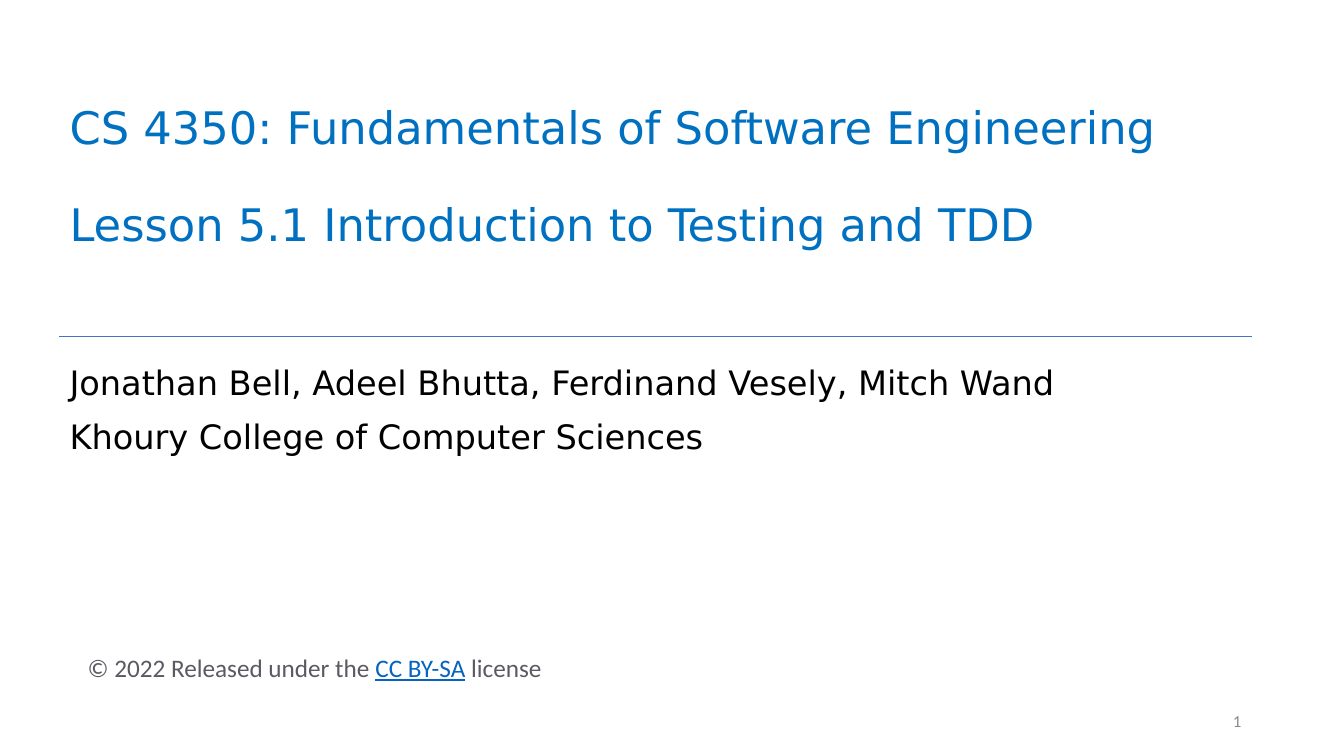
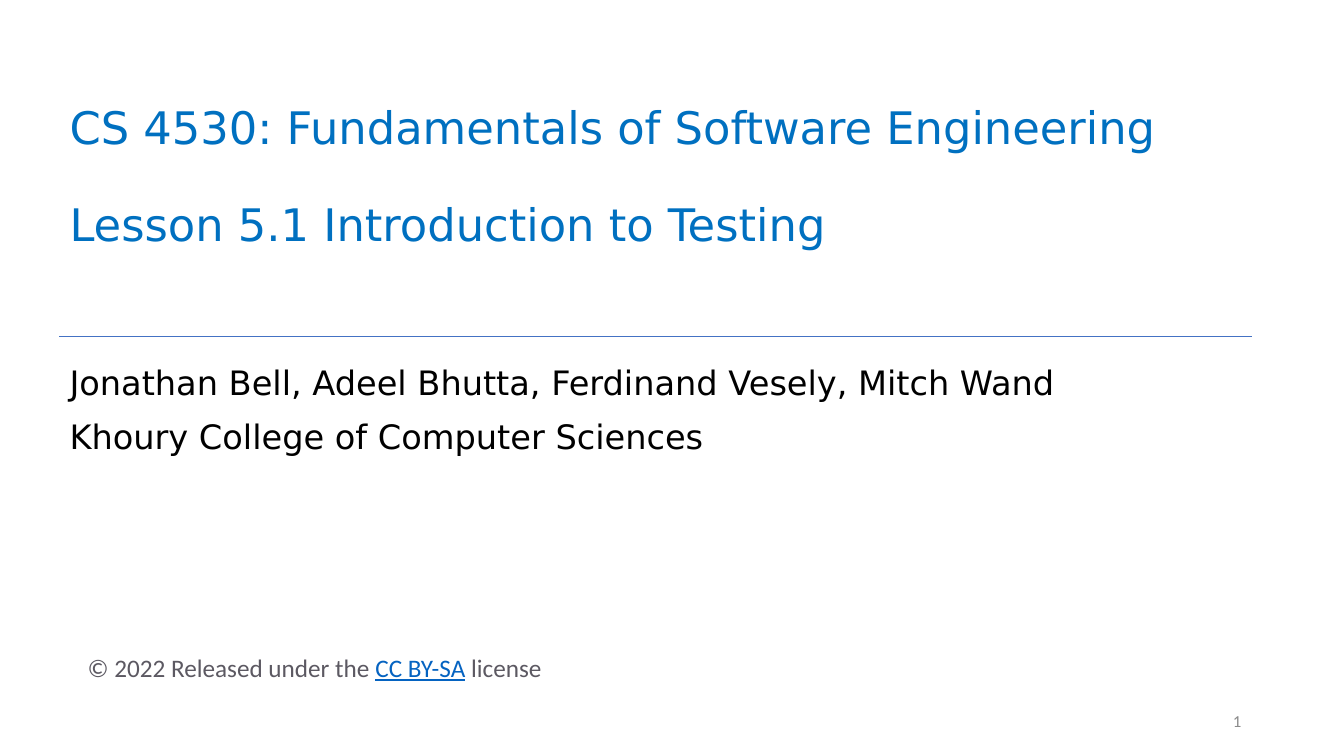
Before and after one commit to neu-se/CS4530-Spring-2022, a slide deck: slide 1 of Slides/Lesson 5.1 Introduction to Testing.pptx. Drawn at 1344x756 pixels with LibreOffice and Linux fonts; fonts in the diff are those of the drawing. Boxes give left, top, right and bottom in pixels: in the first picture for what was removed or moved away, otherwise in the second. Text is boxed around its words. In the diff, an @@ line names an element or a change of style, - is before the commit and + after.

```diff
--- a/Slides/Lesson 5.1 Introduction to Testing.pptx
+++ b/Slides/Lesson 5.1 Introduction to Testing.pptx
@@ title at [70, 110, 1155, 251]: text changed @@
-CS 4350: Fundamentals of Software Engineering
-Lesson 5.1 Introduction to Testing and TDD
+CS 4530: Fundamentals of Software Engineering
+Lesson 5.1 Introduction to Testing
```
Also in this commit, not shown: 5 other files.
